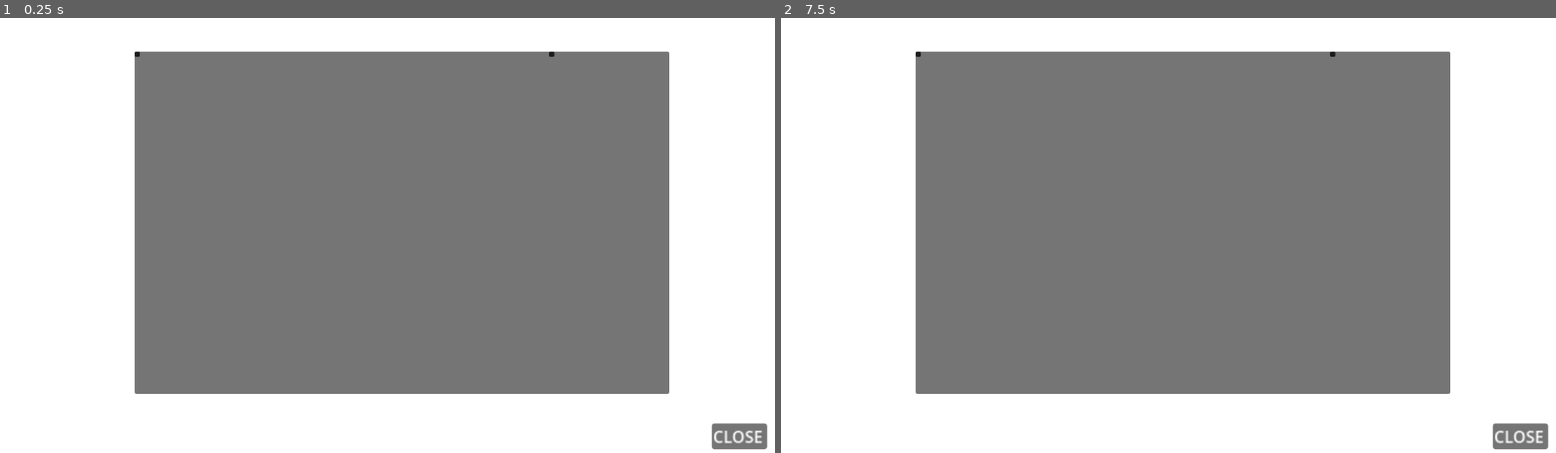
Above: before the commit, frames 1-2 (left to right).
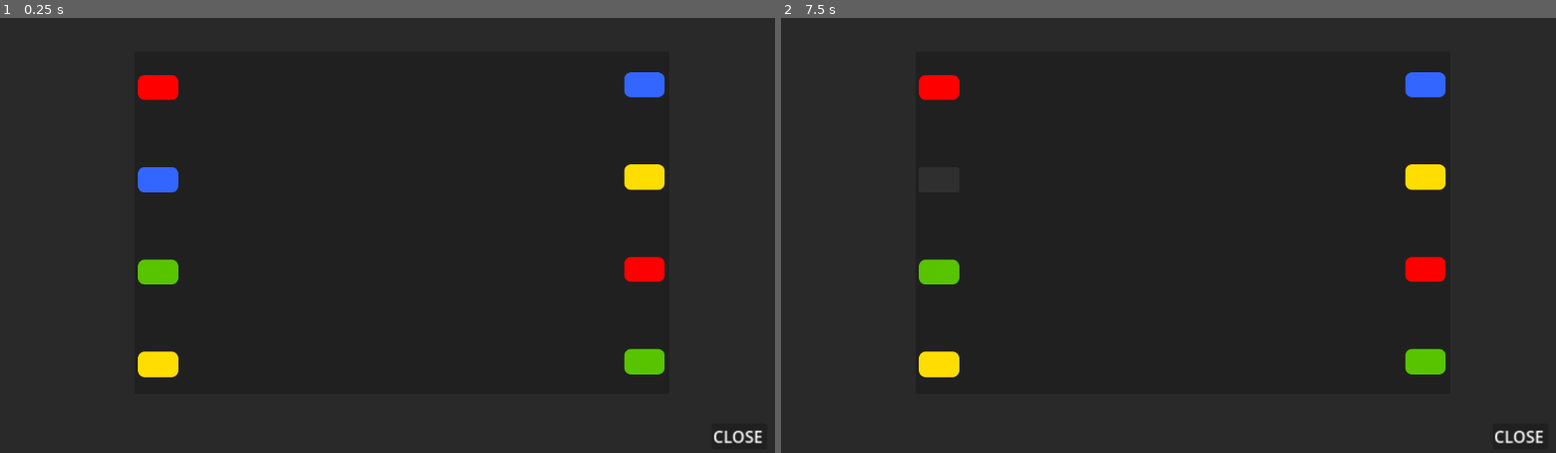
Above: after the commit, the same moments.

Repository: mitchglitchisdabestg/trust-no.-1game-jam
Game: Godot game, scene res://Scenes/Puzzles/Wiring_puzzle.tscn
The game is run twice, just before and just after one commit, with the same random seed, the same clock (stepped at 60 frames per second) and the same inputs. This scene is started directly instead of the project's main scene.
Inputs (mouse positions are in pixels of both pictures, inside the frame that each line leads up to):
- Up to frame 1 (0.25 s): no input
- Up to frame 2 (7.5 s): click (920, 52) at 0.52 s; click (920, 52) at 1.27 s; click (920, 52) at 2.02 s; click (920, 52) at 2.77 s; tap Enter at 3.5, 5, 6.5 s; move the mouse to (1339, 213) at 3.52 s; hold D (Right) 3.53-4.28 s; hold C (Crouch) 3.53-4.28 s; tap Space (Jump) at 3.77, 4.25, 4.52, 5.75, 6.02, 6.77, 7.25 s; move the mouse to (1013, 257) at 4.27 s; hold S (Down) 4.28-5.03 s; tap E (Interact) at 4.35, 7.35 s; move the mouse to (1246, 139) at 5.02 s; hold D (Right) 5.03-5.78 s; hold Ctrl (MouseLock) 5.03-5.78 s; move the mouse to (1129, 322) at 5.77 s; hold W (Up) 5.78-6.53 s; tap Shift (Sprint) at 5.85 s; move the mouse to (1401, 300) at 6.52 s; hold C (Crouch) 6.53-7.28 s; hold A (Left) from 6.53 s (still down); move the mouse to (936, 170) at 7.27 s

The runs differ from the first frame. In frame 1, 100% of the frame differs, in the area x 0-100%, y 0-100%; in frame 2, 100%.

Commit message:
Wiring Mini-game made

Diff:
--- a/Scenes/Puzzles/Wiring_puzzle.tscn
+++ b/Scenes/Puzzles/Wiring_puzzle.tscn
@@ -3,6 +3,34 @@
 [ext_resource type="PackedScene" uid="uid://dw3fwfrkrekw7" path="res://Scenes/Puzzles/puzzle_groundwork.tscn" id="1_bnh4e"]
 [ext_resource type="Script" uid="uid://d3cekedri12wm" path="res://Scenes/Puzzles/wiring_puzzle.gd" id="2_mt240"]
 [ext_resource type="Script" uid="uid://b15b841rto01i" path="res://Scenes/Puzzles/socket.gd" id="2_xsflo"]
+
+[sub_resource type="StyleBoxFlat" id="StyleBoxFlat_mt240"]
+bg_color = Color(1, 0, 0, 1)
+corner_radius_top_left = 10
+corner_radius_top_right = 10
+corner_radius_bottom_right = 10
+corner_radius_bottom_left = 10
+
+[sub_resource type="StyleBoxFlat" id="StyleBoxFlat_0xafj"]
+bg_color = Color(0.19999999, 0.39999998, 1, 1)
+corner_radius_top_left = 10
+corner_radius_top_right = 10
+corner_radius_bottom_right = 10
+corner_radius_bottom_left = 10
+
+[sub_resource type="StyleBoxFlat" id="StyleBoxFlat_baqgp"]
+bg_color = Color(0.34650004, 0.77, 0, 1)
+corner_radius_top_left = 10
+corner_radius_top_right = 10
+corner_radius_bottom_right = 10
+corner_radius_bottom_left = 10
+
+[sub_resource type="StyleBoxFlat" id="StyleBoxFlat_bn406"]
+bg_color = Color(0.9932222, 0.8698, 0, 1)
+corner_radius_top_left = 10
+corner_radius_top_right = 10
+corner_radius_bottom_right = 10
+corner_radius_bottom_left = 10
 
 [node name="PuzzleGroundwork" unique_id=216729549 instance=ExtResource("1_bnh4e")]
 
@@ -31,84 +59,124 @@
 offset_right = 796.0
 offset_bottom = 35.0
 
-[node name="Leftsocket" type="Control" parent="Wiring_Puzzle" index="2" unique_id=22035847]
-layout_mode = 1
-anchor_right = 0.21000001
-anchor_bottom = 0.98800004
-offset_right = -0.37001038
-offset_bottom = 0.19198608
-
-[node name="Redsocket" type="Button" parent="Wiring_Puzzle/Leftsocket" index="0" unique_id=545573567]
-layout_mode = 0
-offset_right = 8.0
-offset_bottom = 8.0
-script = ExtResource("2_xsflo")
-
-[node name="Bluesocket" type="Button" parent="Wiring_Puzzle/Leftsocket" index="1" unique_id=547371299]
-layout_mode = 0
-offset_right = 8.0
-offset_bottom = 8.0
-script = ExtResource("2_xsflo")
-
-[node name="Greensocket" type="Button" parent="Wiring_Puzzle/Leftsocket" index="2" unique_id=21776993]
-layout_mode = 0
-offset_right = 8.0
-offset_bottom = 8.0
-script = ExtResource("2_xsflo")
-
-[node name="Yellowsocket" type="Button" parent="Wiring_Puzzle/Leftsocket" index="3" unique_id=1621693202]
-layout_mode = 0
-offset_right = 8.0
-offset_bottom = 8.0
-script = ExtResource("2_xsflo")
-
-[node name="Rightsocket" type="Control" parent="Wiring_Puzzle" index="3" unique_id=2033730329]
-layout_mode = 1
-anchor_left = 0.77300006
-anchor_right = 1.0
-anchor_bottom = 0.98600006
-offset_left = -0.08105469
-offset_right = -1.0
-offset_bottom = 0.2239685
-
-[node name="Redsocket" type="Button" parent="Wiring_Puzzle/Rightsocket" index="0" unique_id=106744760]
-layout_mode = 0
-offset_right = 8.0
-offset_bottom = 8.0
-script = ExtResource("2_xsflo")
-
-[node name="Bluesocket" type="Button" parent="Wiring_Puzzle/Rightsocket" index="1" unique_id=1874922437]
-layout_mode = 0
-offset_right = 8.0
-offset_bottom = 8.0
-script = ExtResource("2_xsflo")
-
-[node name="Greensocket" type="Button" parent="Wiring_Puzzle/Rightsocket" index="2" unique_id=339210465]
-layout_mode = 0
-offset_right = 8.0
-offset_bottom = 8.0
-script = ExtResource("2_xsflo")
-
-[node name="Yellowsocket" type="Button" parent="Wiring_Puzzle/Rightsocket" index="3" unique_id=1140143151]
-layout_mode = 0
-offset_right = 8.0
-offset_bottom = 8.0
-script = ExtResource("2_xsflo")
-
-[node name="Wires" type="Control" parent="Wiring_Puzzle" index="4" unique_id=624794945]
+[node name="Wires" type="Control" parent="Wiring_Puzzle" index="2" unique_id=624794945]
 anchors_preset = 0
 offset_right = 40.0
 offset_bottom = 40.0
 
-[node name="Redwire" type="Line2D" parent="Wiring_Puzzle/Wires" index="0" unique_id=1068921541]
+[node name="Red" type="Line2D" parent="Wiring_Puzzle/Wires" index="0" unique_id=1068921541]
+default_color = Color(0.67230505, 1.7688051e-06, 6.256998e-07, 1)
 
-[node name="Bluewire" type="Line2D" parent="Wiring_Puzzle/Wires" index="1" unique_id=1501491463]
+[node name="Blue" type="Line2D" parent="Wiring_Puzzle/Wires" index="1" unique_id=1501491463]
+default_color = Color(0.054438993, 2.310276e-05, 0.8849139, 1)
 
-[node name="Greenwire" type="Line2D" parent="Wiring_Puzzle/Wires" index="2" unique_id=1043940795]
+[node name="Green" type="Line2D" parent="Wiring_Puzzle/Wires" index="2" unique_id=1043940795]
+default_color = Color(0.17887229, 0.426441, 0, 1)
 
-[node name="Yellowwire" type="Line2D" parent="Wiring_Puzzle/Wires" index="3" unique_id=1892646962]
+[node name="Yellow" type="Line2D" parent="Wiring_Puzzle/Wires" index="3" unique_id=1892646962]
+default_color = Color(0.5140663, 0.44800127, 0, 1)
 
-[node name="Completed label" type="Label" parent="Wiring_Puzzle" index="5" unique_id=1230056435]
-layout_mode = 0
-offset_right = 40.0
-offset_bottom = 23.0
+[node name="CompletedLabel" type="Label" parent="Wiring_Puzzle" index="3" unique_id=1230056435]
+layout_mode = 1
+anchors_preset = 10
+anchor_right = 1.0
+offset_bottom = 47.0
+grow_horizontal = 2
+horizontal_alignment = 1
+
+[node name="LeftSocket" type="VBoxContainer" parent="Wiring_Puzzle" index="4" unique_id=8181493]
+layout_mode = 1
+anchors_preset = -1
+anchor_left = 0.0062735258
+anchor_top = 0.06782946
+anchor_right = 0.061480552
+anchor_bottom = 0.93217057
+offset_right = 16.0
+offset_bottom = 4.0
+grow_vertical = 2
+theme_override_constants/separation = 100
+alignment = 1
+metadata/_edit_use_anchors_ = true
+
+[node name="Redsocket" type="Button" parent="Wiring_Puzzle/LeftSocket" index="0" unique_id=545573567]
+layout_mode = 2
+size_flags_vertical = 3
+theme_override_colors/icon_normal_color = Color(0.7670247, 2.5268644e-06, 9.62615e-07, 1)
+theme_override_colors/icon_focus_color = Color(1, 0, 0, 1)
+theme_override_styles/normal = SubResource("StyleBoxFlat_mt240")
+script = ExtResource("2_xsflo")
+socket_colour = "Red"
+socket_side = "Left"
+
+[node name="Bluesocket" type="Button" parent="Wiring_Puzzle/LeftSocket" index="1" unique_id=547371299]
+layout_mode = 2
+size_flags_vertical = 3
+theme_override_styles/normal = SubResource("StyleBoxFlat_0xafj")
+script = ExtResource("2_xsflo")
+socket_colour = "Blue"
+socket_side = "Left"
+
+[node name="Greensocket" type="Button" parent="Wiring_Puzzle/LeftSocket" index="2" unique_id=21776993]
+layout_mode = 2
+size_flags_vertical = 3
+theme_override_styles/normal = SubResource("StyleBoxFlat_baqgp")
+script = ExtResource("2_xsflo")
+socket_colour = "Green"
+socket_side = "Left"
+
+[node name="Yellowsocket" type="Button" parent="Wiring_Puzzle/LeftSocket" index="3" unique_id=1621693202]
+layout_mode = 2
+size_flags_vertical = 3
+theme_override_styles/normal = SubResource("StyleBoxFlat_bn406")
+script = ExtResource("2_xsflo")
+socket_colour = "Yellow"
+socket_side = "Left"
+
+[node name="RightSocket" type="VBoxContainer" parent="Wiring_Puzzle" index="5" unique_id=89571284]
+layout_mode = 1
+anchors_preset = 11
+anchor_left = 1.0
+anchor_right = 1.0
+anchor_bottom = 1.0
+offset_left = -69.0
+offset_top = 31.0
+offset_right = -9.0
+offset_bottom = -35.0
+grow_horizontal = 0
+grow_vertical = 2
+theme_override_constants/separation = 100
+alignment = 1
+
+[node name="Bluesocket" type="Button" parent="Wiring_Puzzle/RightSocket" index="0" unique_id=136036605]
+layout_mode = 2
+size_flags_vertical = 3
+theme_override_styles/normal = SubResource("StyleBoxFlat_0xafj")
+script = ExtResource("2_xsflo")
+socket_colour = "Blue"
+socket_side = "Left"
+
+[node name="Yellowsocket" type="Button" parent="Wiring_Puzzle/RightSocket" index="1" unique_id=1209304848]
+layout_mode = 2
+size_flags_vertical = 3
+theme_override_styles/normal = SubResource("StyleBoxFlat_bn406")
+script = ExtResource("2_xsflo")
+socket_colour = "Yellow"
+socket_side = "Left"
+
+[node name="Redsocket" type="Button" parent="Wiring_Puzzle/RightSocket" index="2" unique_id=1796528329]
+layout_mode = 2
+size_flags_vertical = 3
+theme_override_colors/icon_normal_color = Color(0.7670247, 2.5268644e-06, 9.62615e-07, 1)
+theme_override_colors/icon_focus_color = Color(1, 0, 0, 1)
+theme_override_styles/normal = SubResource("StyleBoxFlat_mt240")
+script = ExtResource("2_xsflo")
+socket_colour = "Red"
+socket_side = "Left"
+
+[node name="Greensocket" type="Button" parent="Wiring_Puzzle/RightSocket" index="3" unique_id=789397931]
+layout_mode = 2
+size_flags_vertical = 3
+theme_override_styles/normal = SubResource("StyleBoxFlat_baqgp")
+script = ExtResource("2_xsflo")
+socket_colour = "Green"
+socket_side = "Left"
--- a/Scenes/Puzzles/puzzle_groundwork.tscn
+++ b/Scenes/Puzzles/puzzle_groundwork.tscn
@@ -15,6 +15,7 @@
 anchor_bottom = 1.0
 grow_horizontal = 2
 grow_vertical = 2
+color = Color(0.16206557, 0.1620656, 0.16206557, 1)
 
 [node name="TitleLabel" type="Label" parent="." unique_id=1588801652]
 layout_mode = 1
--- a/Scenes/Puzzles/socket.gd
+++ b/Scenes/Puzzles/socket.gd
@@ -1,15 +1,12 @@
-extends Button
+class_name Socket extends Button
 
 @export var socket_colour: String
 @export var socket_side: String
 
 signal socket_pressed(socket)
 
-
-
 func _ready():
 	pressed.connect(_on_pressed)
 
-
 func _on_pressed():
 	socket_pressed.emit(self)
--- a/Scenes/Puzzles/wiring_puzzle.gd
+++ b/Scenes/Puzzles/wiring_puzzle.gd
@@ -1,18 +1,53 @@
 extends Control
 
-var selected_socket: Button = null
+var selected_socket: Socket = null
 var correct_wire: int = 0
 const connections: int = 4
 
-@onready var Leftsocket: Node = $"Leftsocket"
-@onready var Rightsocket: Node = $"Rightsocket"
+@onready var left_socket: Node = $"LeftSocket"
+@onready var right_socket: Node = $"RightSocket"
 @onready var wires_container: Node = $Wires
-@onready var completed_label: Label = $"Completed label"
+@onready var completed_label: Label = $"CompletedLabel"
 
-# Called when the node enters the scene tree for the first time.
+@onready var wires: Dictionary[String,Line2D]
+
+@onready var left_sockets: Array[Node] = left_socket.get_children()
+@onready var right_sockets: Array[Node] = right_socket.get_children()
+
 func _ready() -> void:
-	pass
+	reset_game()
 
-# Called every frame. 'delta' is the elapsed time since the previous frame.
-func _process(delta: float) -> void:
-	pass
+	for socket: Socket in left_sockets:
+		socket.socket_pressed.connect(on_socket_pressed)
+
+	for socket: Socket in right_sockets:
+		socket.socket_pressed.connect(on_socket_pressed)
+
+func reset_game() -> void:
+	wires = {} #Clear it all!
+
+	for wire in wires_container.get_children():
+		wire.points = []
+		wires[wire.name] = wire
+
+
+func on_socket_pressed(socket_pressed: Socket) -> void:
+	if !selected_socket: # No socket is already selected
+		selected_socket = socket_pressed
+	elif selected_socket != socket_pressed and socket_pressed.socket_colour == selected_socket.socket_colour and wires.has(socket_pressed.socket_colour): # A socket is already selected, check for a match
+		#Success! If we got this far, it's a match! Time to wire it up.
+		var needed_wire: Line2D = wires[socket_pressed.socket_colour]
+		needed_wire.add_point(selected_socket.global_position - Vector2(170,30))
+		needed_wire.add_point(socket_pressed.global_position - Vector2(170,30))
+
+		wires.erase(socket_pressed.socket_colour)
+		selected_socket = null
+	else:
+		#If we got this far, it's not a match :(
+		selected_socket = null
+
+	if wires == {}: #All needed wires have been used
+		on_win()
+
+func on_win() -> void:
+	print("success")
--- a/Scenes/world/world.tscn
+++ b/Scenes/world/world.tscn
@@ -25,7 +25,7 @@
 [node name="Level" type="Node3D" parent="." unique_id=1191396916]
 
 [node name="BaseDoor" parent="Level" unique_id=522574859 instance=ExtResource("9_12diy")]
-transform = Transform3D(-6.9938224e-08, 0, 1.6, 0, 1.6, 0, -1.6, 0, -6.9938224e-08, 24.929708, 1.3676319, 4.0483756)
+transform = Transform3D(-0.061169423, 0, 1.5988303, 0, 1.6, 0, -1.5988303, 0, -0.061169423, 24.929708, 1.3676319, 4.0483756)
 door_ID = 1111
 
 [node name="Floor" parent="Level" unique_id=477003862 instance=ExtResource("1_sl2e5")]
